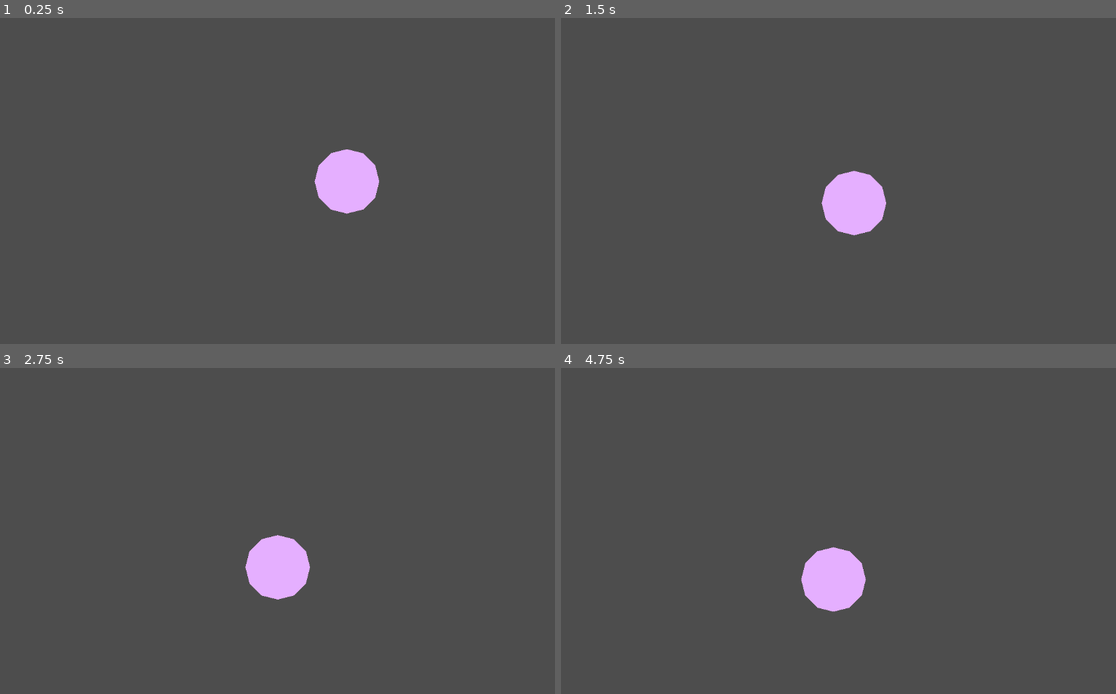
Above: before the commit, frames 1-4 (two rows, left to right).
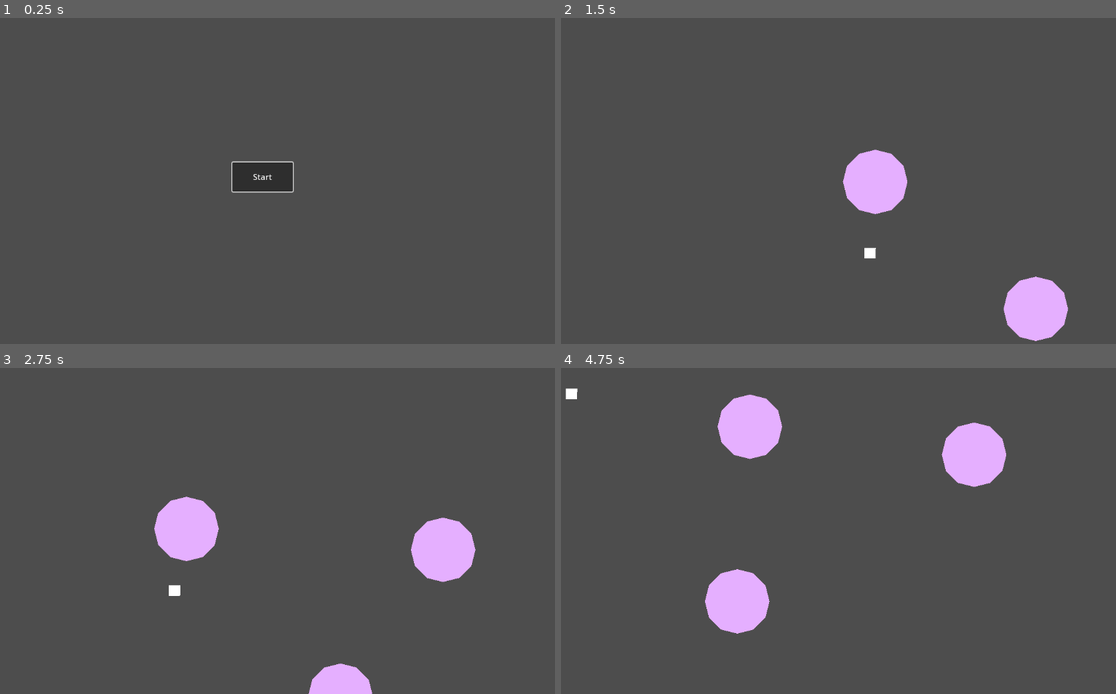
Above: after the commit, the same moments.

Repository: theascone/ggj25
Game: Godot game, scene res://scenes/menu.tscn
The game is run twice, just before and just after one commit, with the same random seed, the same clock (stepped at 60 frames per second) and the same inputs. Before the commit the project starts from res://scenes/level1.tscn.
Inputs (mouse positions are in pixels of both pictures, inside the frame that each line leads up to):
- Up to frame 1 (0.25 s): no input
- Up to frame 2 (1.5 s): click (821, 177) at 0.5 s, where only the run after the commit has a clickable "Start"; tap Enter (ui_accept) at 1.25 s; hold D (move_right, bound only after the commit) from 1.28 s (still down); hold Space (split, bound only after the commit) from 1.28 s (still down)
- Up to frame 3 (2.75 s): keep holding D (move_right, bound only after the commit); tap Enter (ui_accept) at 1.52, 2.27 s; release Space (split, bound only after the commit) at 2.03 s; tap Space (split, bound only after the commit) at 2.1 s
- Up to frame 4 (4.75 s): release D (move_right, bound only after the commit) at 2.78 s; hold A (move_left, bound only after the commit) 2.78-3.53 s; hold Space (split, bound only after the commit) 2.78-3.53 s; hold D (move_right, bound only after the commit) from 3.53 s (still down); tap Space (split, bound only after the commit) at 3.6 s; tap Enter (ui_accept) at 3.77, 4.52 s; hold Space (split, bound only after the commit) from 4.28 s (still down)

The runs differ from the first frame. In frame 1, 2.8% of the frame differs, in the area x 41-69%, y 40-61%; in frame 2, 3.9%; in frame 3, 6.2%; in frame 4, 7.1%, in the area x 0-81%, y 6-82%.

Commit message:
added menu

Diff:
--- a/project.godot
+++ b/project.godot
@@ -11,7 +11,7 @@
 [application]
 
 config/name="ggj25"
-run/main_scene="res://scenes/level1.tscn"
+run/main_scene="res://scenes/menu.tscn"
 config/features=PackedStringArray("4.3", "Forward Plus")
 config/icon="res://icon.svg"
 
@@ -20,36 +20,43 @@
 move_up={
 "deadzone": 0.5,
 "events": [Object(InputEventJoypadMotion,"resource_local_to_scene":false,"resource_name":"","device":-1,"axis":1,"axis_value":-1.0,"script":null)
+, Object(InputEventKey,"resource_local_to_scene":false,"resource_name":"","device":-1,"window_id":0,"alt_pressed":false,"shift_pressed":false,"ctrl_pressed":false,"meta_pressed":false,"pressed":false,"keycode":0,"physical_keycode":87,"key_label":0,"unicode":119,"location":0,"echo":false,"script":null)
 ]
 }
 move_down={
 "deadzone": 0.5,
 "events": [Object(InputEventJoypadMotion,"resource_local_to_scene":false,"resource_name":"","device":-1,"axis":1,"axis_value":1.0,"script":null)
+, Object(InputEventKey,"resource_local_to_scene":false,"resource_name":"","device":-1,"window_id":0,"alt_pressed":false,"shift_pressed":false,"ctrl_pressed":false,"meta_pressed":false,"pressed":false,"keycode":0,"physical_keycode":83,"key_label":0,"unicode":115,"location":0,"echo":false,"script":null)
 ]
 }
 move_right={
 "deadzone": 0.5,
 "events": [Object(InputEventJoypadMotion,"resource_local_to_scene":false,"resource_name":"","device":-1,"axis":0,"axis_value":1.0,"script":null)
+, Object(InputEventKey,"resource_local_to_scene":false,"resource_name":"","device":-1,"window_id":0,"alt_pressed":false,"shift_pressed":false,"ctrl_pressed":false,"meta_pressed":false,"pressed":false,"keycode":0,"physical_keycode":68,"key_label":0,"unicode":100,"location":0,"echo":false,"script":null)
 ]
 }
 move_left={
 "deadzone": 0.5,
 "events": [Object(InputEventJoypadMotion,"resource_local_to_scene":false,"resource_name":"","device":-1,"axis":0,"axis_value":-1.0,"script":null)
+, Object(InputEventKey,"resource_local_to_scene":false,"resource_name":"","device":-1,"window_id":0,"alt_pressed":false,"shift_pressed":false,"ctrl_pressed":false,"meta_pressed":false,"pressed":false,"keycode":0,"physical_keycode":65,"key_label":0,"unicode":97,"location":0,"echo":false,"script":null)
 ]
 }
 split={
 "deadzone": 0.5,
 "events": [Object(InputEventJoypadButton,"resource_local_to_scene":false,"resource_name":"","device":-1,"button_index":0,"pressure":0.0,"pressed":true,"script":null)
+, Object(InputEventKey,"resource_local_to_scene":false,"resource_name":"","device":-1,"window_id":0,"alt_pressed":false,"shift_pressed":false,"ctrl_pressed":false,"meta_pressed":false,"pressed":false,"keycode":0,"physical_keycode":32,"key_label":0,"unicode":32,"location":0,"echo":false,"script":null)
 ]
 }
 switch_left={
 "deadzone": 0.5,
 "events": [Object(InputEventJoypadButton,"resource_local_to_scene":false,"resource_name":"","device":-1,"button_index":9,"pressure":0.0,"pressed":true,"script":null)
+, Object(InputEventKey,"resource_local_to_scene":false,"resource_name":"","device":-1,"window_id":0,"alt_pressed":false,"shift_pressed":false,"ctrl_pressed":false,"meta_pressed":false,"pressed":false,"keycode":0,"physical_keycode":81,"key_label":0,"unicode":113,"location":0,"echo":false,"script":null)
 ]
 }
 switch_right={
 "deadzone": 0.5,
 "events": [Object(InputEventJoypadButton,"resource_local_to_scene":false,"resource_name":"","device":-1,"button_index":10,"pressure":0.0,"pressed":true,"script":null)
+, Object(InputEventKey,"resource_local_to_scene":false,"resource_name":"","device":-1,"window_id":0,"alt_pressed":false,"shift_pressed":false,"ctrl_pressed":false,"meta_pressed":false,"pressed":false,"keycode":0,"physical_keycode":69,"key_label":0,"unicode":101,"location":0,"echo":false,"script":null)
 ]
 }
 
--- /dev/null
+++ b/scenes/game_over.tscn
@@ -0,0 +1,22 @@
+[gd_scene load_steps=2 format=3 uid="uid://brbn1dmcy7dpg"]
+
+[ext_resource type="Script" path="res://scripts/game_over.gd" id="1_yiewg"]
+
+[node name="GameOver" type="Control"]
+layout_mode = 3
+anchors_preset = 15
+anchor_right = 1.0
+anchor_bottom = 1.0
+grow_horizontal = 2
+grow_vertical = 2
+script = ExtResource("1_yiewg")
+
+[node name="Button" type="Button" parent="."]
+layout_mode = 0
+offset_left = 487.0
+offset_top = 269.0
+offset_right = 725.0
+offset_bottom = 381.0
+text = "You BUSTED"
+
+[connection signal="pressed" from="Button" to="." method="_on_button_pressed"]
--- a/scenes/level1.tscn
+++ b/scenes/level1.tscn
@@ -1,8 +1,11 @@
-[gd_scene load_steps=4 format=3 uid="uid://bwv0gxs8blh0l"]
+[gd_scene load_steps=6 format=3 uid="uid://bwv0gxs8blh0l"]
 
 [ext_resource type="PackedScene" uid="uid://bpdxao1oh1o1u" path="res://scenes/bubble.tscn" id="1_wyawi"]
-[ext_resource type="PackedScene" uid="uid://bin1esr2i0gfc" path="res://scenes/player.tscn" id="2_y6y1y"]
+[ext_resource type="Script" path="res://scripts/spike.gd" id="2_t6odd"]
+[ext_resource type="PackedScene" path="res://scenes/player.tscn" id="2_y6y1y"]
 [ext_resource type="Script" path="res://scripts/camera.gd" id="3_5n70l"]
+
+[sub_resource type="RectangleShape2D" id="RectangleShape2D_87ar2"]
 
 [node name="Root" type="Node2D"]
 
@@ -18,3 +21,18 @@
 
 [node name="Camera2D" type="Camera2D" parent="."]
 script = ExtResource("3_5n70l")
+
+[node name="spike" type="Area2D" parent="."]
+position = Vector2(190, 154)
+script = ExtResource("2_t6odd")
+
+[node name="CollisionShape2D" type="CollisionShape2D" parent="spike"]
+shape = SubResource("RectangleShape2D_87ar2")
+
+[node name="Polygon2D" type="Polygon2D" parent="spike"]
+polygon = PackedVector2Array(-11, 10, -11, -11, 12, -11, 11, 10)
+
+[node name="Bubble2" parent="." instance=ExtResource("1_wyawi")]
+position = Vector2(519, 221)
+
+[connection signal="body_entered" from="spike" to="spike" method="_on_body_entered"]
--- /dev/null
+++ b/scenes/menu.tscn
@@ -0,0 +1,22 @@
+[gd_scene load_steps=2 format=3 uid="uid://d3m8ufbwq8wb1"]
+
+[ext_resource type="Script" path="res://scripts/menu.gd" id="1_nlaqa"]
+
+[node name="Control" type="Control"]
+layout_mode = 3
+anchors_preset = 15
+anchor_right = 1.0
+anchor_bottom = 1.0
+grow_horizontal = 2
+grow_vertical = 2
+script = ExtResource("1_nlaqa")
+
+[node name="Button" type="Button" parent="."]
+layout_mode = 0
+offset_left = 498.0
+offset_top = 287.0
+offset_right = 618.0
+offset_bottom = 345.0
+text = "Start"
+
+[connection signal="pressed" from="Button" to="." method="_on_button_pressed"]
--- a/scripts/bubble.gd
+++ b/scripts/bubble.gd
@@ -5,6 +5,7 @@
 @export var dampening = 0.9
 @export var sine_amplitude = 250.0
 @export var sine_frequency = 0.0035
+@export var start_volume = 100.0
 
 func add_velocity(velocity: Vector2):
 	self.velocity += velocity
@@ -33,3 +34,18 @@
 	#	velocity.x = direction * SPEED
 	#else:
 	#	velocity.x = move_toward(velocity.x, 0, SPEED)
+
+func shrink(shrink_val: float) -> void:
+	start_volume -= shrink_val
+
+func grow(grow_val: float) -> void:
+	start_volume += grow_val
+
+func pop() -> void:
+	#death_animation()
+	var player = get_node("/root/Root/Player")
+	player.handle_popped(self)
+	queue_free()
+
+func death_animation() -> void:
+	print("ded")
--- /dev/null
+++ b/scripts/game_over.gd
@@ -0,0 +1,15 @@
+extends Control
+
+
+# Called when the node enters the scene tree for the first time.
+func _ready() -> void:
+	pass # Replace with function body.
+
+
+# Called every frame. 'delta' is the elapsed time since the previous frame.
+func _process(delta: float) -> void:
+	pass
+
+
+func _on_button_pressed() -> void:
+	get_tree().change_scene_to_file("res://scenes/menu.tscn")
--- /dev/null
+++ b/scripts/menu.gd
@@ -0,0 +1,18 @@
+extends Control
+
+@export var scene: PackedScene
+
+# Called when the node enters the scene tree for the first time.
+func _ready() -> void:
+	$Button.grab_focus()
+	pass # Replace with function body.
+
+
+# Called every frame. 'delta' is the elapsed time since the previous frame.
+func _process(delta: float) -> void:
+	pass
+
+
+func _on_button_pressed() -> void:
+	get_tree().change_scene_to_file("res://scenes/level1.tscn")
+	#get_tree().change_scene_to_packed(scene)
--- a/scripts/player.gd
+++ b/scripts/player.gd
@@ -13,7 +13,8 @@
 
 func _physics_process(delta: float) -> void:
 	var direction = Input.get_vector("move_left", "move_right", "move_up", "move_down")
-	controlled.add_velocity(direction * acceleration * delta)
+	if controlled:
+		controlled.add_velocity(direction * acceleration * delta)
 
 func enumerate_bubbles():
 
@@ -64,3 +65,17 @@
 # Called every frame. 'delta' is the elapsed time since the previous frame.
 func _process(delta: float) -> void:
 	pass
+
+func handle_popped(bubble: Bubble) -> void:
+	print("handle_popped")
+	var bubbles = enumerate_bubbles()
+	if bubbles.size() == 1:
+		print("game over")
+		get_tree().change_scene_to_file("res://scenes/game_over.tscn")
+		controlled = null
+		return
+	var idx = index_of_bubble(bubbles, controlled)
+	idx -= 1
+	if idx < 0:
+		idx = bubbles.size() - 1
+	controlled = bubbles[idx]
--- /dev/null
+++ b/scripts/spike.gd
@@ -0,0 +1,18 @@
+extends Area2D
+
+
+# Called when the node enters the scene tree for the first time.
+func _ready() -> void:
+	pass # Replace with function body.
+
+
+# Called every frame. 'delta' is the elapsed time since the previous frame.
+func _process(delta: float) -> void:
+	pass
+
+
+func _on_body_entered(body: Node2D) -> void:
+	var player := body as Bubble
+	if not player:
+		return
+	player.pop()
Not shown, changed: .gitignore
